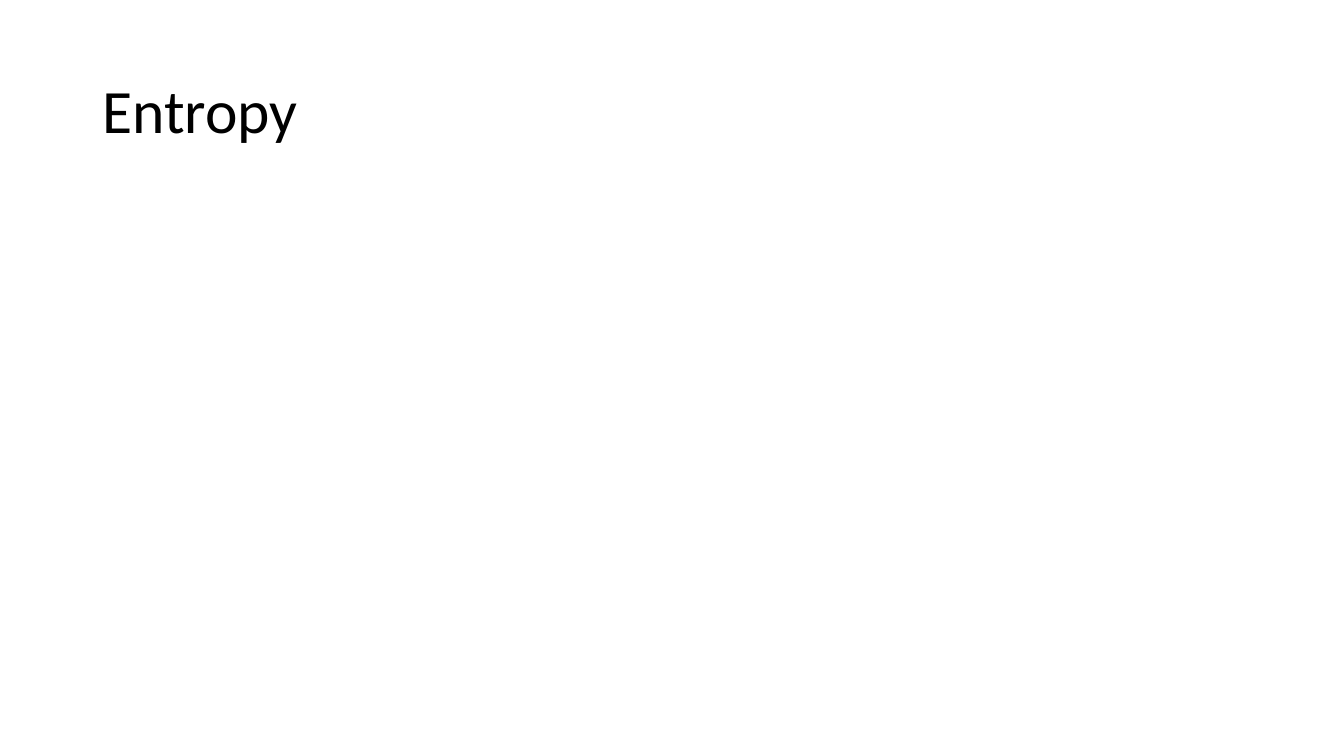
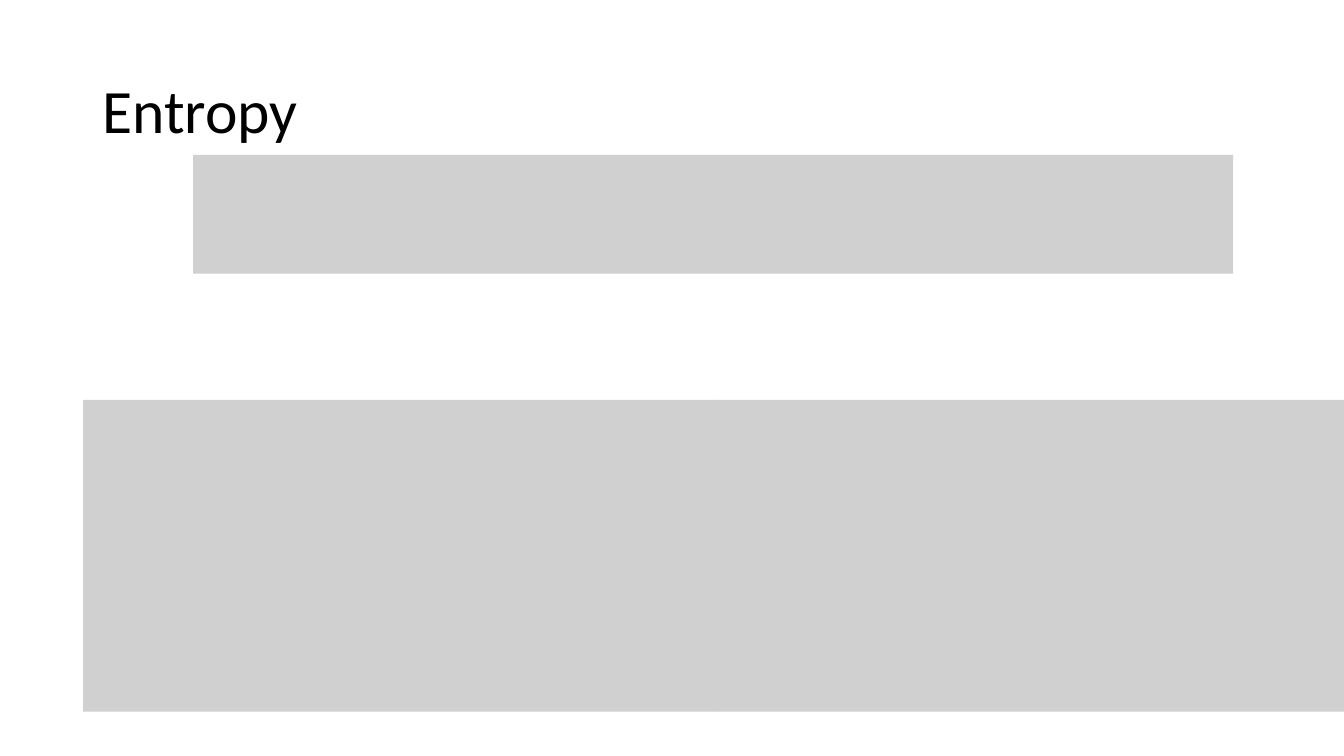
Before and after one commit to meenakshsundaram/AIML, a slide deck: slide 28 of DecisionTrees/DecisionTrees.pptx (slide 24 before the commit). Drawn at 1344x756 pixels with LibreOffice and Linux fonts; fonts in the diff are those of the drawing; grey boxes stand for pictures. Boxes give left, top, right and bottom in pixels: in the first picture for what was removed or moved away, otherwise in the second. Text is boxed around its words. In the diff, an @@ line names an element or a change of style, - is before the commit and + after.

Commit message:
Fixed the Entropy Metric

```diff
--- a/DecisionTrees/DecisionTrees.pptx
+++ b/DecisionTrees/DecisionTrees.pptx
@@ picture added at box(194, 155, 1234, 274) @@
@@ picture added at box(83, 400, 714, 712) @@
@@ picture added at box(714, 400, 1344, 712) @@
```
Also in this commit, not shown: 3 other slides changed, 5 slides added.
